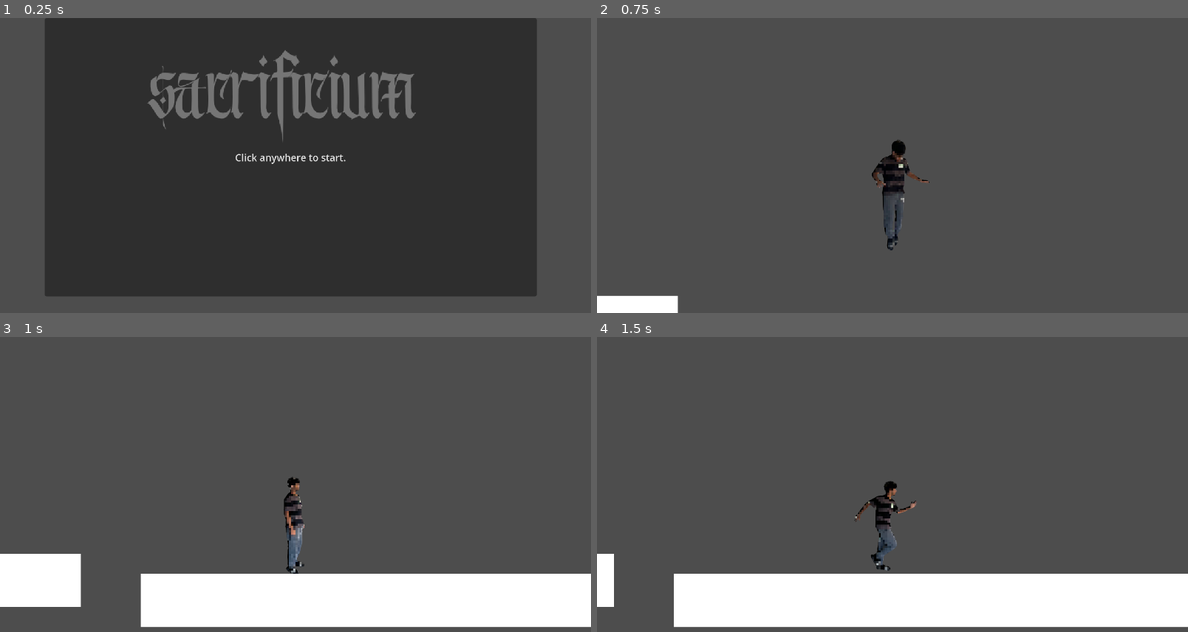
Above: before the commit, frames 1-4 (two rows, left to right).
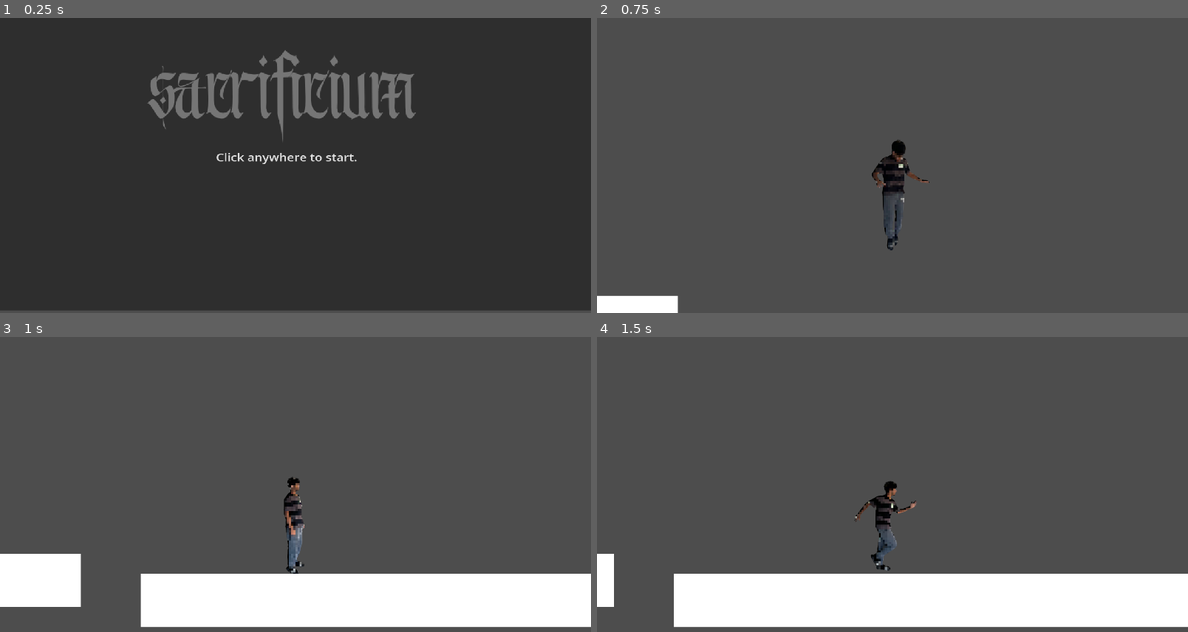
Above: after the commit, the same moments.

Repository: awadui/awesomeplatformer
Game: Godot game, scene res://Scenes/IntroMenu.tscn
Same seed, same stepped clock (60 frames per second), same inputs: the game is played once before the commit and once after it.
Inputs:
- Up to frame 1 (0.25 s): no input
- Up to frame 2 (0.75 s): click "Click anywhere to start." at 0.5 s
- Up to frame 3 (1 s): no input
- Up to frame 4 (1.5 s): tap Enter at 1.25 s; hold D (move_right ) from 1.28 s (still down); tap C (crouch) at 1.35 s

The runs differ from the first frame. In frame 1, 21% of the frame differs, in the area x 0-100%, y 0-99%; in frame 2, nothing differs; in frame 3, nothing differs; in frame 4, nothing differs.

Commit message:
Intro menu offset fix

Diff:
--- a/awesomeplatformer/Scenes/IntroMenu.tscn
+++ b/awesomeplatformer/Scenes/IntroMenu.tscn
@@ -60,8 +60,9 @@
 
 [node name="StartButton" type="Button" parent="."]
 layout_mode = 0
-offset_left = -388.0
-offset_top = -126.0
-offset_right = 421.0
-offset_bottom = 330.0
+offset_left = -504.80164
+offset_top = -150.39442
+offset_right = 304.19836
+offset_bottom = 305.6056
+scale = Vector2(1.274009, 1.1029775)
 text = "Click anywhere to start."
